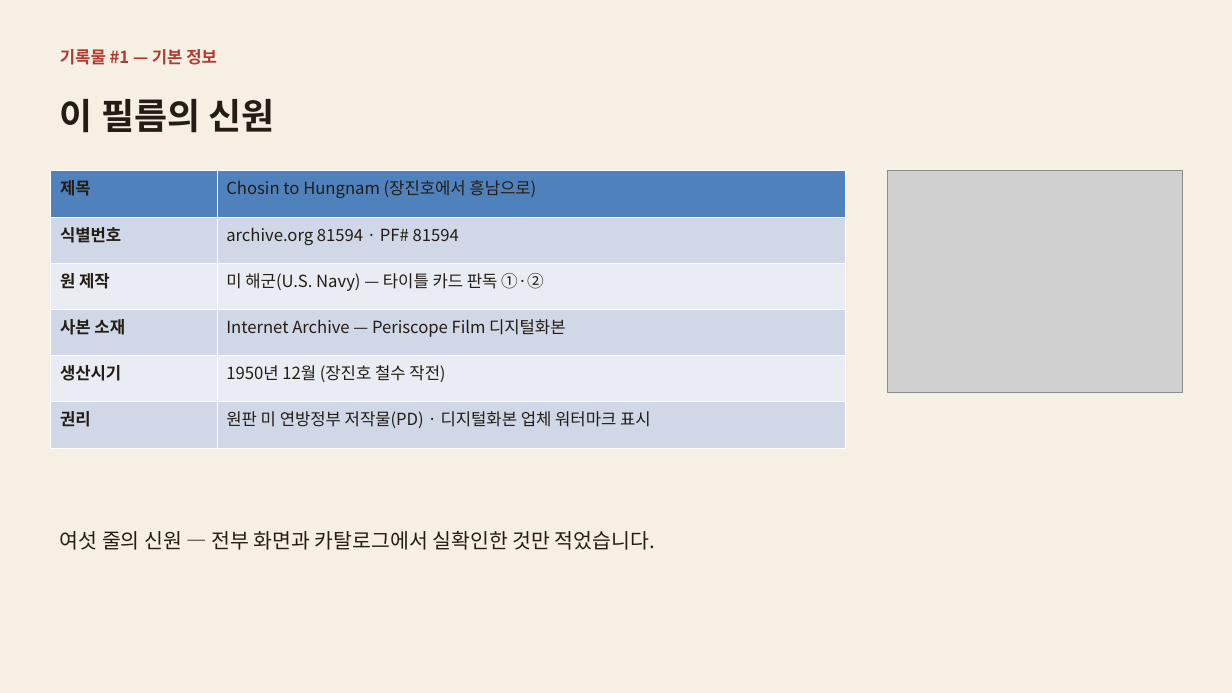
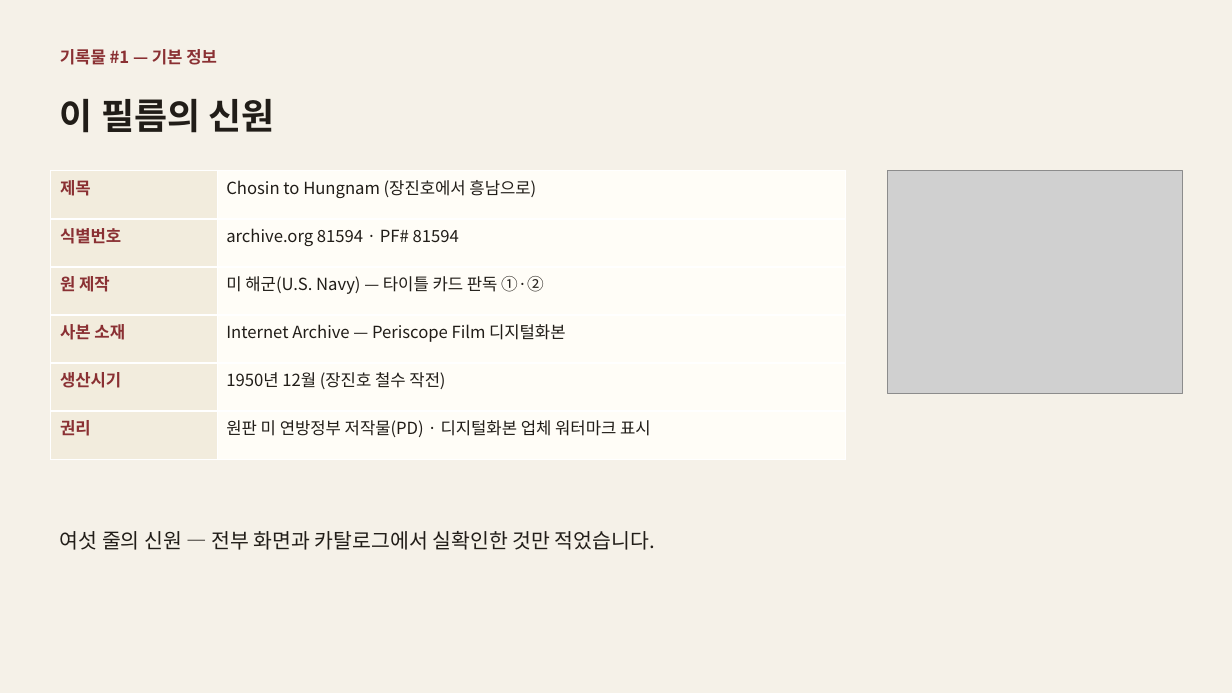
Before and after one commit to changgi/korea-archive-marketplace, a slide deck: slide 2 of docs/pptx/chosin_annotate_1950.pptx. Drawn at 1232x693 pixels with LibreOffice and Linux fonts; fonts in the diff are those of the drawing; grey boxes stand for pictures. Boxes give left, top, right and bottom in pixels: in the first picture for what was removed or moved away, otherwise in the second. Text is boxed around its words. In the diff, an @@ line names an element or a change of style, - is before the commit and + after.

```diff
--- a/docs/pptx/chosin_annotate_1950.pptx
+++ b/docs/pptx/chosin_annotate_1950.pptx
@@ background #F5EFE4 to #F5F1E8 @@
@@ text "기록물 #1 — 기본 정보" at [60, 49, 217, 65]: text colour #B23A2E to #8A3033 @@
@@ table at [51, 171, 846, 459] @@
@@ fill #4F81BD to #F2ECDD in row 1, column 1 @@
@@ fill #4F81BD to #FFFDF7 in row 1, column 2 @@
@@ fill #D0D8E8 to #F2ECDD in 3 cells @@
@@ fill #D0D8E8 to #FFFDF7 in 3 cells @@
@@ fill #E9EDF4 to #F2ECDD in 2 cells @@
@@ fill #E9EDF4 to #FFFDF7 in 2 cells @@
@@ text colour #241D15 to #8A3033 in "제목", "식별번호", "원 제작", "사본 소재" and 2 more places @@
@@ text colour #241D15 to #211D18 in "Chosin to Hungnam (장진호에서 흥남으로)", "archive.org 81594 · PF# 81594", "미 해군(U.S. Navy) — 타이틀 카드 판독 ...", "Internet Archive — Periscope Film 디지털화본" and 2 more places @@
@@ borders changed @@
```
Also in this commit, not shown: 3 other slides changed, 2 other files.
